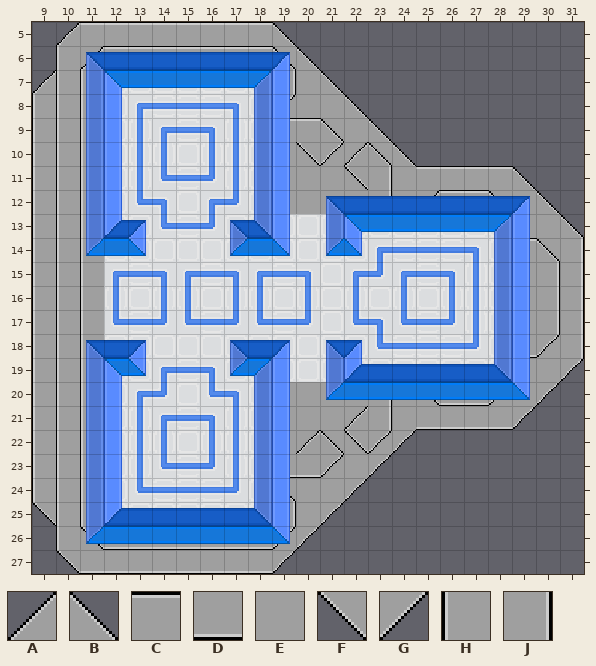
An edit to a level. Tiled map, assets/data/main.tmx. That is the earlier state.
Cells are 16x16 px. Shown: x 9..31, y 5..27.
Key: from "Station": A 26, B 27, C 28, D 29, E 30, F 34, G 35, H 36, J 37.
_ is an empty cell, # one hidden under a higher layer.
Layers that did not change in this view are not listed.
Layer "Wings" before, first column x 9:
 5 _ACCCCCCCCB____________
 6 _HE#######EB___________
 7 AH#_______#EB__________
 8 HH#_______EEEB_________
 9 HH#_______##EEB________
10 HH#_______EEEEEB_______
11 HH#_______EEEE#ECCCCB__
12 HH#_______EEEE#EE##EEB_
13 HH#_________________EEB
14 HH#_________________#EJ
15 HH#_________________E#J
16 HH#_________________E#J
17 HH#_________________E#J
18 HH#_________________#EJ
19 HH#_________________EEG
20 HH#_______EEEE#EE##EEG_
21 HH#_______EEEE#EDDDDG__
22 HH#_______EEEEEG_______
23 HH#_______##EEG________
24 HH#_______EEEG_________
25 FH#_______#EG__________
26 _HE#######EG___________
27 _FDDDDDDDDG____________
After:
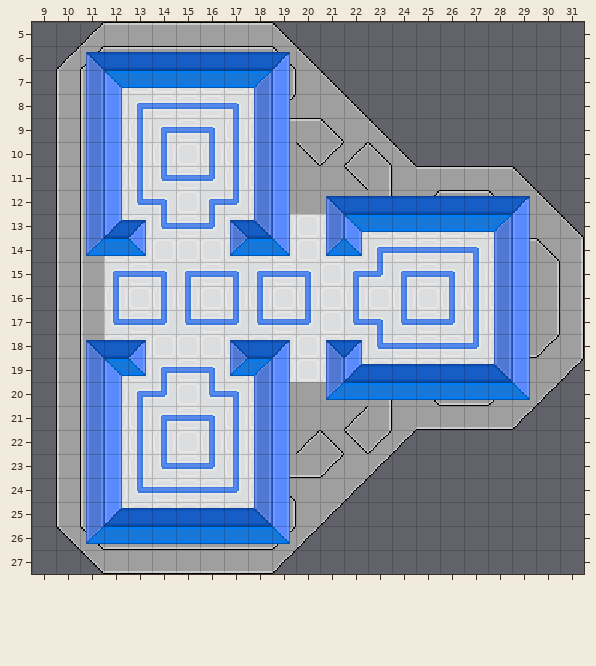
Edits made:
{"where": "layer \"Wings\""}
{"y":5,"x":10,"old":"AC","new":"_A"}
{"y":6,"x":10,"old":"H","new":"A"}
{"y":7,"x":9,"old":"A","new":"_"}
{"y":8,"x":9,"old":"H","new":"_"}
{"y":9,"x":9,"old":"H","new":"_"}
{"y":10,"x":9,"old":"H","new":"_"}
{"y":11,"x":9,"old":"H","new":"_"}
{"y":12,"x":9,"old":"H","new":"_"}
{"y":13,"x":9,"old":"H","new":"_"}
{"y":14,"x":9,"old":"H","new":"_"}
{"y":15,"x":9,"old":"H","new":"_"}
{"y":16,"x":9,"old":"H","new":"_"}
{"y":17,"x":9,"old":"H","new":"_"}
{"y":18,"x":9,"old":"H","new":"_"}
{"y":19,"x":9,"old":"H","new":"_"}
{"y":20,"x":9,"old":"H","new":"_"}
{"y":21,"x":9,"old":"H","new":"_"}
{"y":22,"x":9,"old":"H","new":"_"}
{"y":23,"x":9,"old":"H","new":"_"}
{"y":24,"x":9,"old":"H","new":"_"}
{"y":25,"x":9,"old":"F","new":"_"}
{"y":26,"x":10,"old":"H","new":"F"}
{"y":27,"x":10,"old":"FD","new":"_F"}
{"label":"changed","picture_box":[32,22,103,574]}
